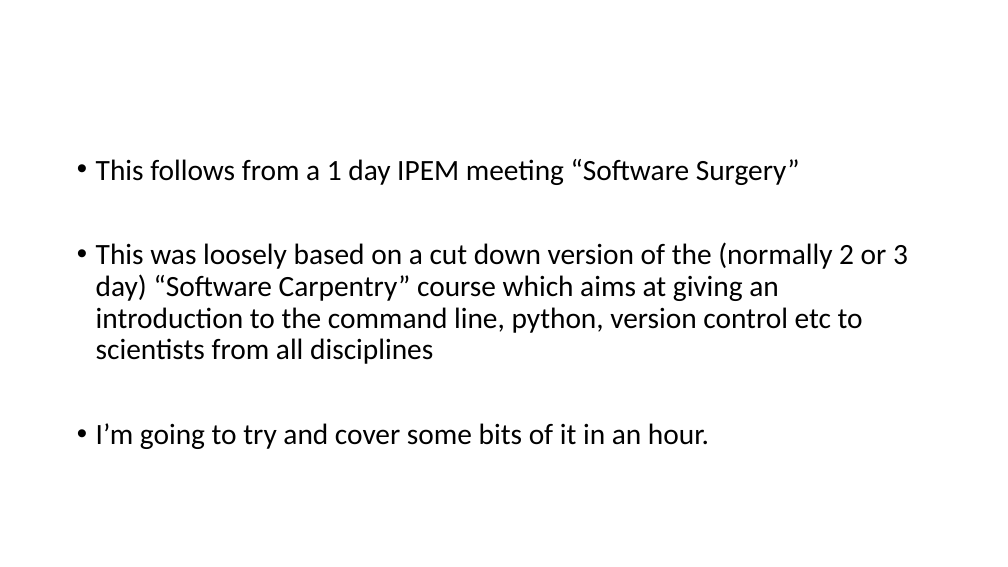
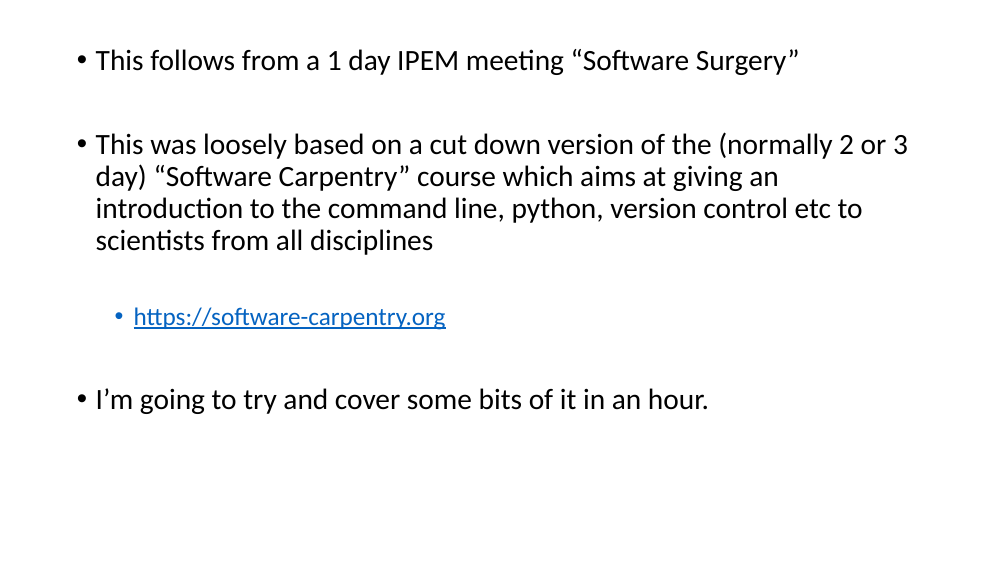
Before and after one commit to trigfa/surgery, a slide deck: slide 4 of Presentation/Presentation.pptx. Drawn at 1008x567 pixels with LibreOffice and Linux fonts; fonts in the diff are those of the drawing. Boxes give left, top, right and bottom in pixels: in the first picture for what was removed or moved away, otherwise in the second. Text is boxed around its words. In the diff, an @@ line names an element or a change of style, - is before the commit and + after.

```diff
--- a/Presentation/Presentation.pptx
+++ b/Presentation/Presentation.pptx
@@ text "This follows from a 1 ...": place and size @@
-text "This follows from a 1 ..." at [96,159,908,449]
+text "This follows from a 1 ..." at [96,49,908,414]
@@ text at [134,307,446,330]: paragraph added @@
+  • https://software-carpentry.org
```
Also in this commit, not shown: 4 slides added, 1 other file.
